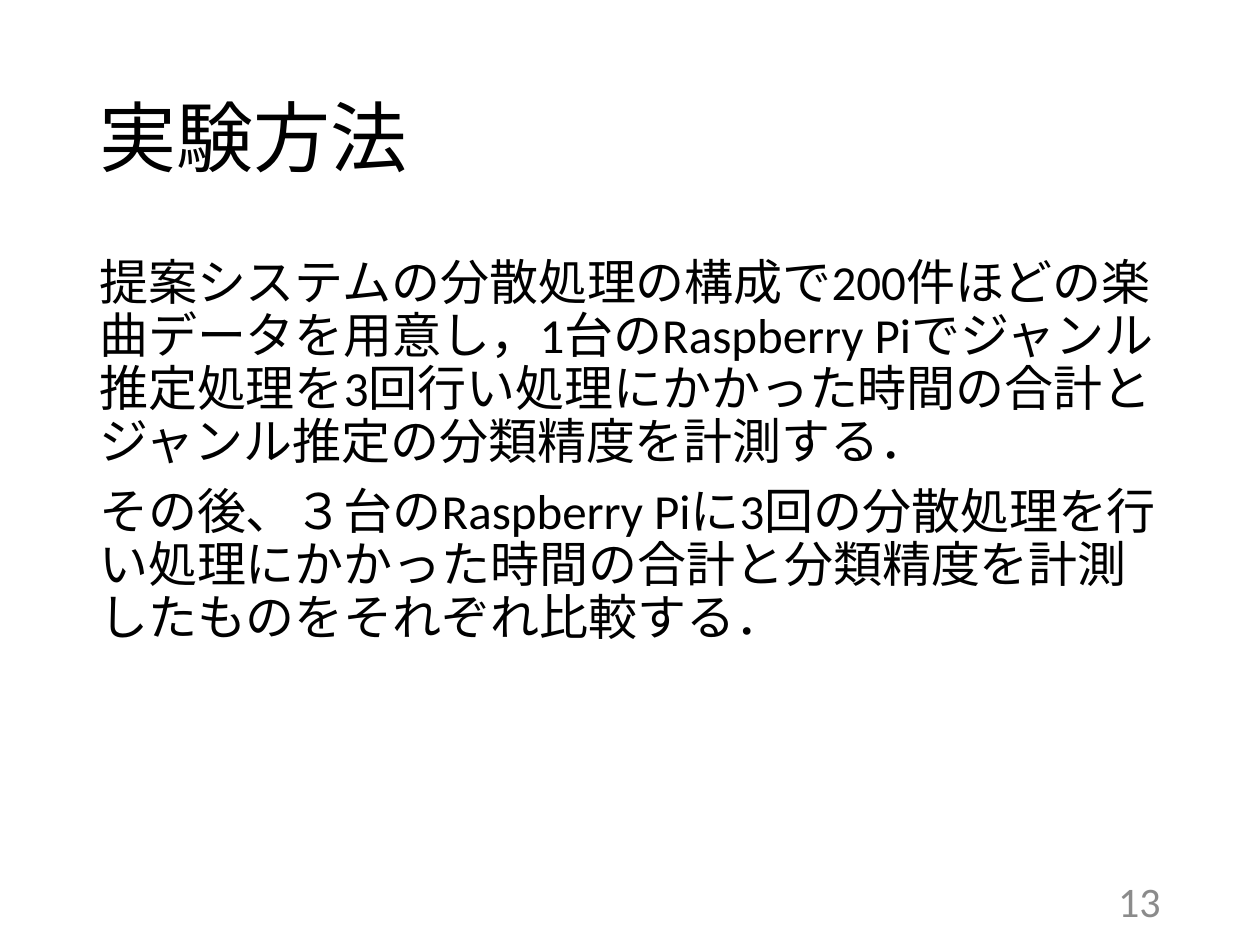
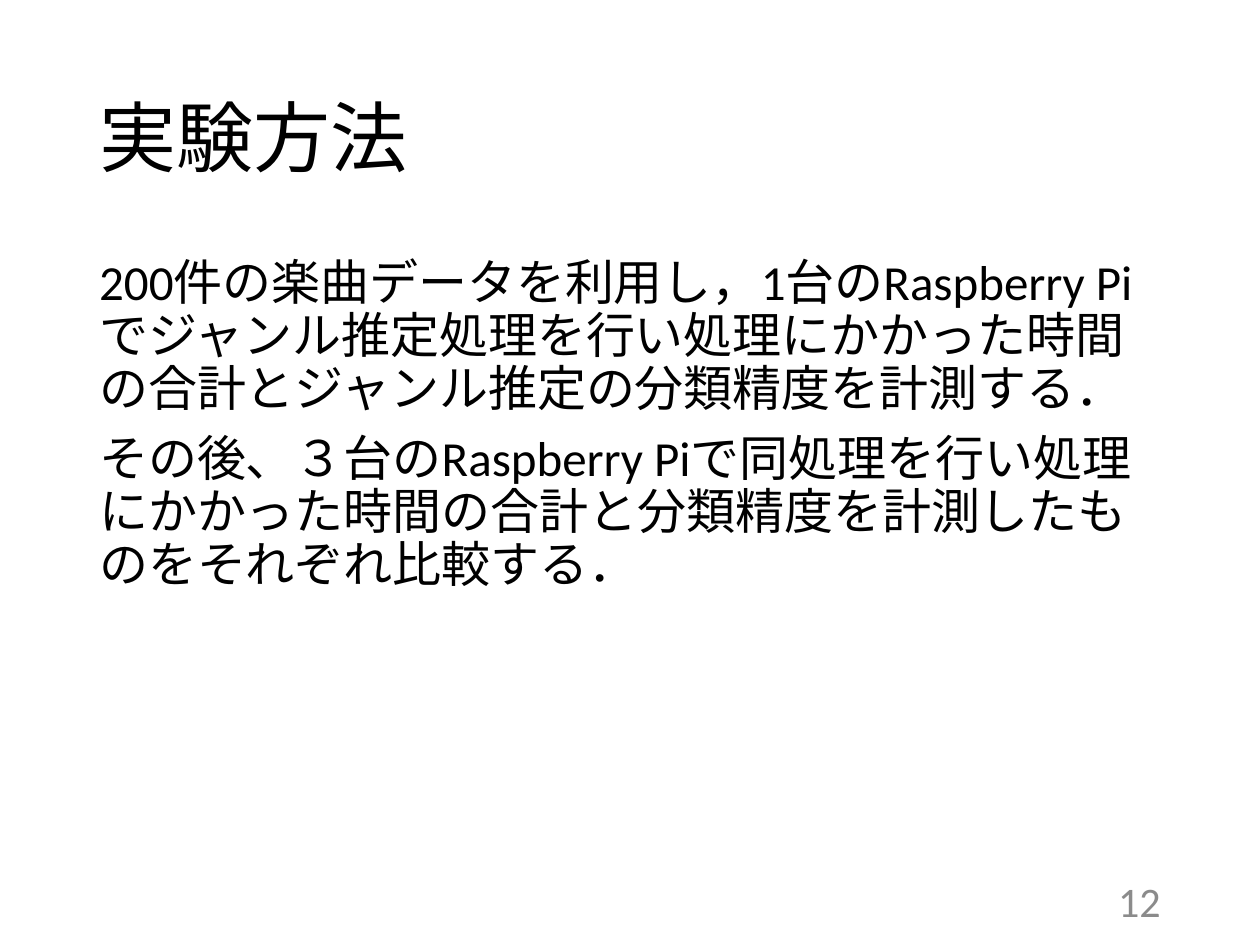
Before and after one commit to kait-takanolab/1821144-yoshii-thesis, a slide deck: slide 12 of 発表用スライド/1821144_卒研発表.pptx (slide 13 before the commit). Drawn at 1260x945 pixels with LibreOffice and Linux fonts; fonts in the diff are those of the drawing. Boxes give left, top, right and bottom in pixels: in the first picture for what was removed or moved away, otherwise in the second. Text is boxed around its words. In the diff, an @@ line names an element or a change of style, - is before the commit and + after.

```diff
--- a/発表用スライド/1821144_卒研発表.pptx
+++ b/発表用スライド/1821144_卒研発表.pptx
@@ text at box(99, 260, 1085, 489): text changed @@
-提案システムの分散処理の構成で200件ほどの楽曲データを用意し，1台のRaspberry Piでジャンル推定処理を3回行い処理にかかった時間の合計とジャンル推定の分類精度を計測する．
-その後、３台のRaspberry Piに3回の分散処理を行い処理にかかった時間の合計と分類精度を計測したものをそれぞれ比較する．
+200件の楽曲データを利用し，1台のRaspberry Piでジャンル推定処理を行い処理にかかった時間の合計とジャンル推定の分類精度を計測する．
+その後、３台のRaspberry Piで同処理を行い処理にかかった時間の合計と分類精度を計測したものをそれぞれ比較する．
@@ page number at box(1118, 890, 1161, 917): text changed @@
-13
+12
```
Also in this commit, not shown: 4 other slides changed, 1 slide removed.
